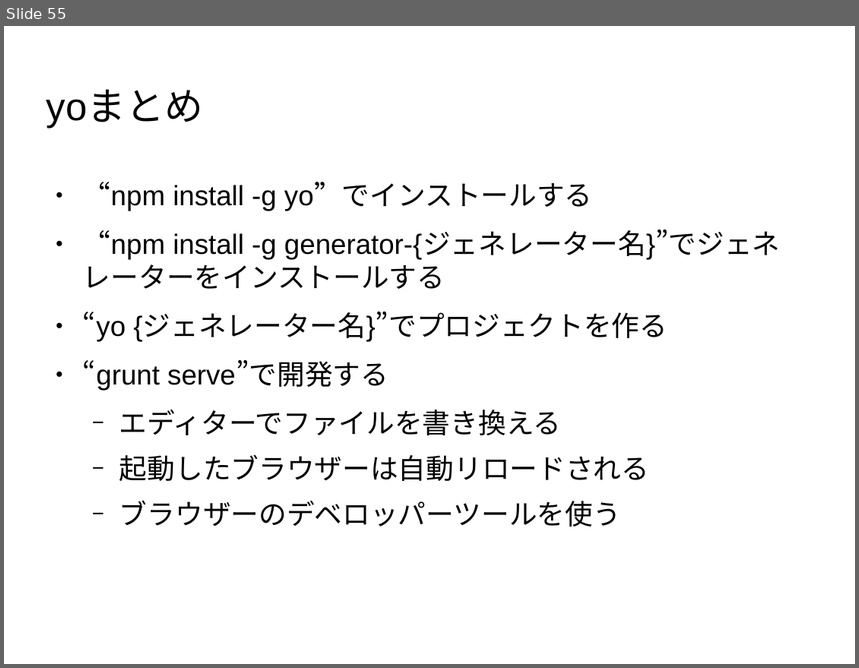
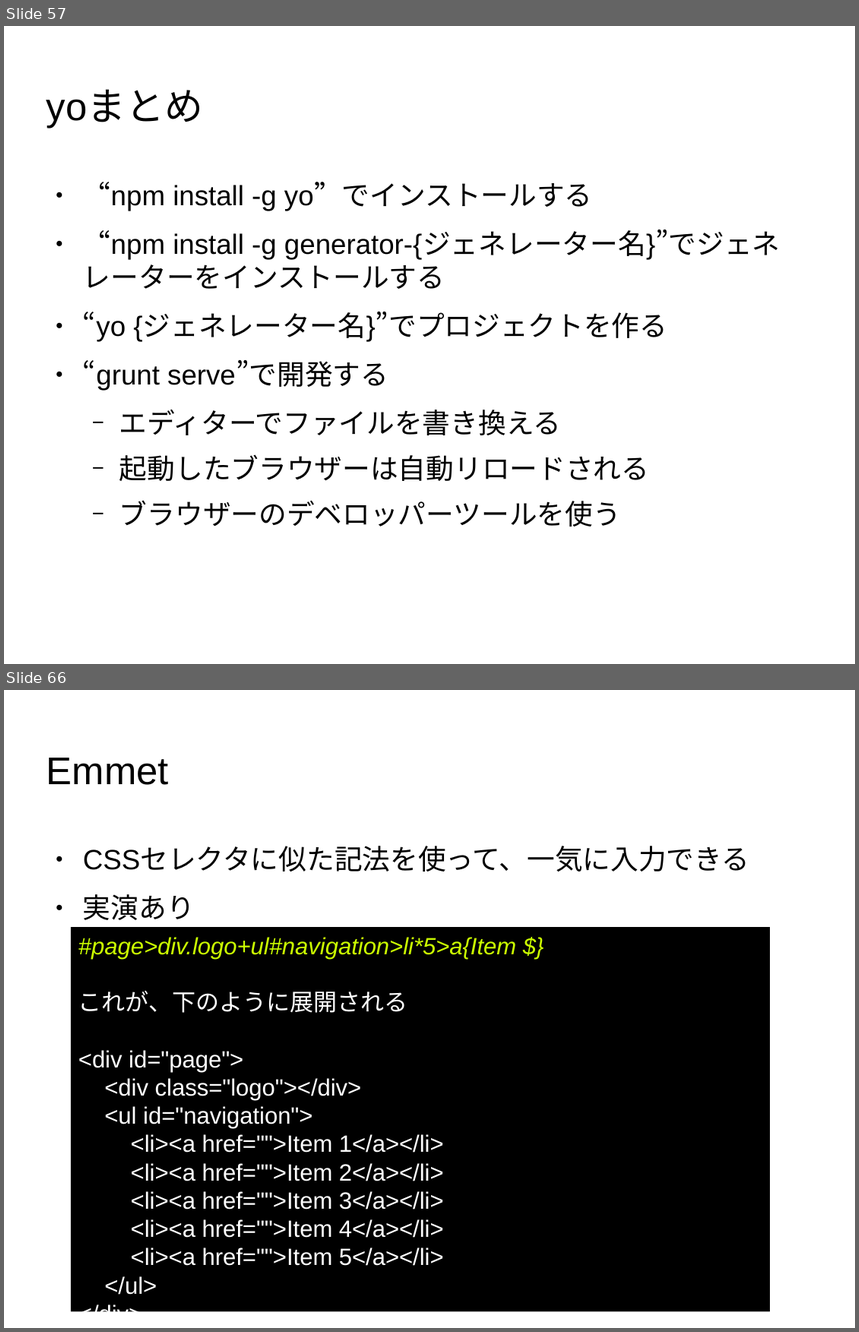
Before and after one commit to masakura/yeoman-presentation, a slide deck: yeoman-presentation.odp. Shown one above the other, each under a label of ours: slide 55 before the commit, slides 57 and 66 after it; the slides between them are not shown. The pictures are 859x668 and 859x1332 pixels, drawn with LibreOffice and Linux fonts; fonts in the diff are those of the drawing; background and template pictures are left out. Boxes give left, top, right and bottom in pixels: in the first picture for what was removed or moved away, otherwise in the second. Text is boxed around its words. In the diff, an @@ line names an element or a change of style, - is before the commit and + after.

```diff
--- a/yeoman-presentation.odp
+++ b/yeoman-presentation.odp
@@ slide 66 added at (x1=4, y1=690, x2=855, y2=1328), background picture (left out) @@
@@ title added at (x1=47, y1=758, x2=169, y2=785), 36 pt, text #000000 @@
+Emmet
@@ text added at (x1=83, y1=847, x2=750, y2=920), 26 pt, text #000000 @@
+● CSSセレクタに似た記法を使って、一気に入力できる
+● 実演あり
@@ rectangle added at (x1=71, y1=927, x2=771, y2=1312), fill #000000, 22 pt, text #FFFFFF @@
+#page>div.logo+ul#navigation>li*5>a{Item $}
+これが、下のように展開される
+<div id="page">
+<div class="logo"></div>
+<ul id="navigation">
+<li><a href="">Item 1</a></li>
+<li><a href="">Item 2</a></li>
+<li><a href="">Item 3</a></li>
+<li><a href="">Item 4</a></li>
+<li><a href="">Item 5</a></li>
+</ul>
+</div>
@@ what was slide 55 is now slide 57 @@
```
Also in this commit, not shown: 3 slides changed, 11 other slides added.
